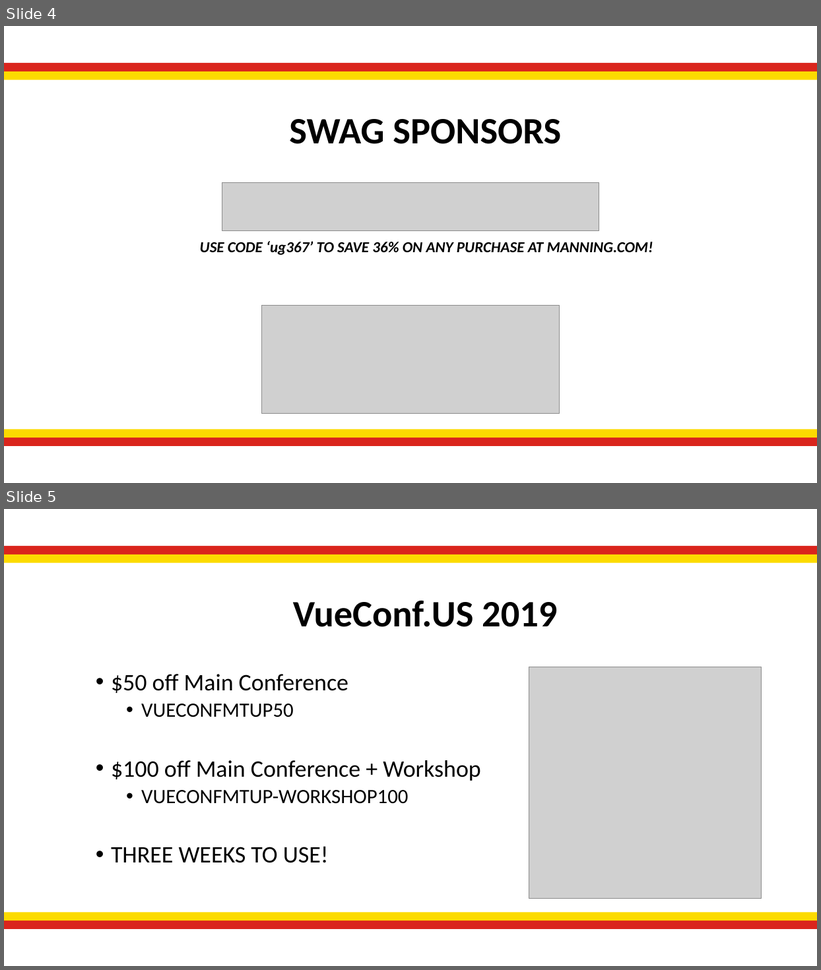
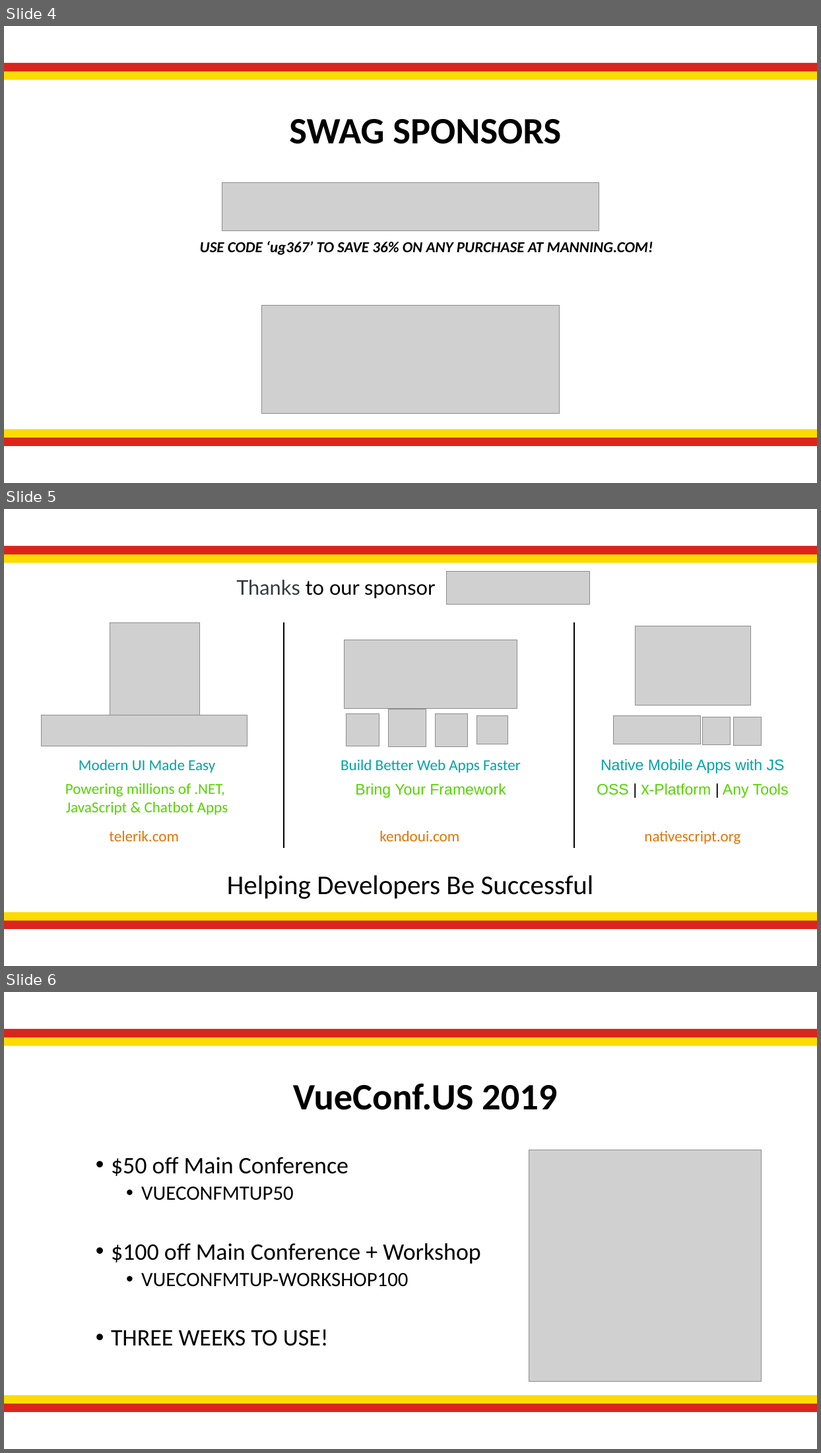
Before and after one commit to JavaScriptandFriends/VueMeetup, a slide deck: PreMeeting.pptx. Shown one above the other, each under a label of ours: slides 4 and 5 before the commit, slides 4, 5 and 6 after it. The pictures are 821x970 and 821x1453 pixels, drawn with LibreOffice and Linux fonts; fonts in the diff are those of the drawing; grey boxes stand for pictures; background and template pictures are left out. Boxes give left, top, right and bottom in pixels: in the first picture for what was removed or moved away, otherwise in the second. Text is boxed around its words. In the diff, an @@ line names an element or a change of style, - is before the commit and + after.

Commit message:
Adds Progress sponsorship slide

```diff
--- a/PreMeeting.pptx
+++ b/PreMeeting.pptx
@@ slide 5 added at (4, 509, 817, 966), background #FFFFFF; not listed: 4 template elements that a slide beside it also shows @@
@@ text added at (236, 580, 435, 599), 24 pt, text #000000 @@
+Thanks to our sponsor
@@ picture added at (446, 571, 589, 605) @@
@@ picture added at (110, 623, 201, 729) @@
@@ line added from (284, 623) to (284, 848), #000000 1 pt @@
@@ line added from (574, 623) to (574, 848), #000000 1 pt @@
@@ picture added at (636, 626, 751, 706) @@
@@ picture added at (345, 640, 517, 708) @@
@@ picture added at (41, 715, 247, 747) @@
@@ picture added at (347, 714, 380, 747) @@
@@ picture added at (388, 710, 426, 747) @@
@@ picture added at (435, 714, 468, 747) @@
@@ picture added at (477, 716, 508, 745) @@
@@ picture added at (613, 716, 700, 745) @@
@@ picture added at (703, 717, 731, 745) @@
@@ picture added at (733, 718, 762, 746) @@
@@ text added at (65, 760, 228, 815), 18 pt, text #55D400 @@
+Modern UI Made Easy
+Powering millions of .NET,
+JavaScript & Chatbot Apps
@@ text added at (341, 760, 521, 798), 18 pt, text #00A4A5 @@
+Build Better Web Apps Faster
+Bring Your Framework
@@ text added at (597, 759, 789, 798), 18 pt, text #00A4A5 @@
+Native Mobile Apps with JS
+OSS | X-Platform | Any Tools
@@ text added at (109, 831, 179, 842), 18 pt, text #E67300 @@
+telerik.com
@@ text added at (380, 831, 459, 842), 18 pt, text #E67300 @@
+kendoui.com
@@ text added at (644, 831, 741, 844), 18 pt, text #E67300 @@
+nativescript.org
@@ title added at (227, 875, 594, 899), 32 pt, text #000000 @@
+Helping Developers Be Successful
@@ what was slide 5 is now slide 6 @@
```
